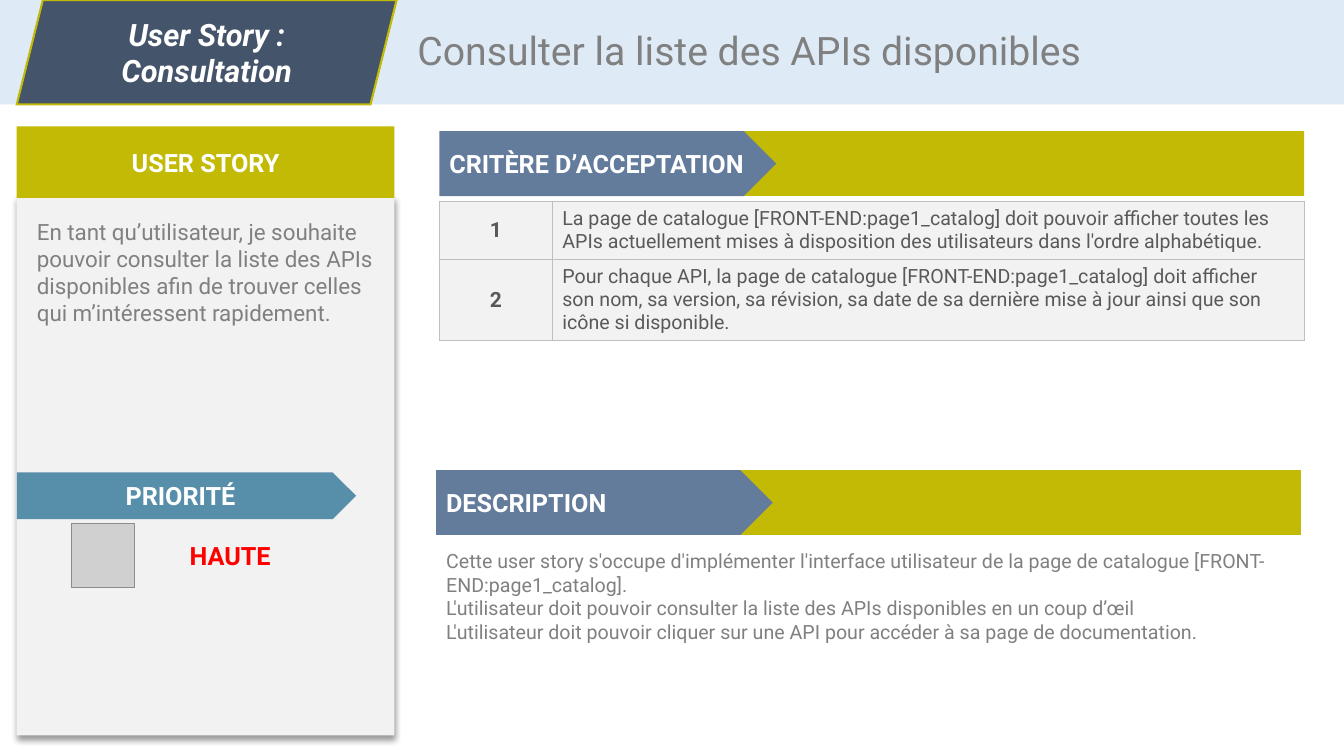
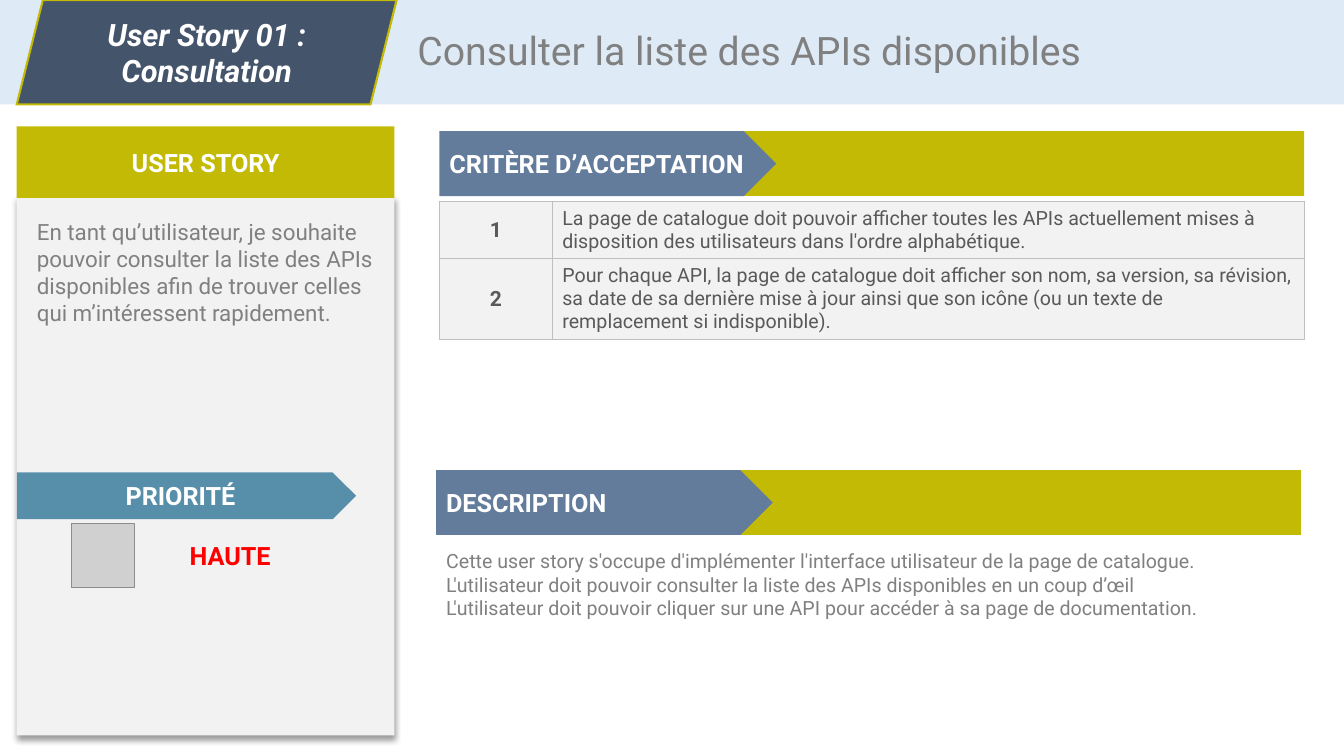
Before and after one commit to CC4K/api-catalog-development, a slide deck: slide 1 of reports/user-stories/user-stories.odp. Drawn at 1344x756 pixels with LibreOffice and Linux fonts; fonts in the diff are those of the drawing; grey boxes stand for pictures. Boxes give left, top, right and bottom in pixels: in the first picture for what was removed or moved away, otherwise in the second. Text is boxed around its words. In the diff, an @@ line names an element or a change of style, - is before the commit and + after.

Commit message:
Cahier des charges 85% terminé
Importé user stories propres
Exigences fonctionnelles et techniques avec MoSCoW
Glossaire

```diff
--- a/reports/user-stories/user-stories.odp
+++ b/reports/user-stories/user-stories.odp
@@ text in parallelogram at (x1=107, y1=24, x2=290, y2=53): text changed @@
-User Story :
+User Story 01 :
@@ table at (x1=439, y1=201, x2=1304, y2=340) @@
-row 1, column 2: La page de catalogue [FRONT-END:page1_catalog] doit pouvoir afficher toutes les APIs actuellement mises à disposition des utilisateurs dans l'ordre alphabétique.
+row 1, column 2: La page de catalogue doit pouvoir afficher toutes les APIs actuellement mises à disposition des utilisateurs dans l'ordre alphabétique.
-row 2, column 2: Pour chaque API, la page de catalogue [FRONT-END:page1_catalog] doit afficher son nom, sa version, sa révision, sa date de sa dernière mise à jour ainsi que son icône si disponible.
+row 2, column 2: Pour chaque API, la page de catalogue doit afficher son nom, sa version, sa révision, sa date de sa dernière mise à jour ainsi que son icône (ou un texte de remplacement si indisponible).
@@ text at (x1=446, y1=553, x2=1194, y2=572): text changed @@
-Cette user story s'occupe d'implémenter l'interface utilisateur de la page de catalogue [FRONT-END:page1_catalog].
+Cette user story s'occupe d'implémenter l'interface utilisateur de la page de catalogue.
```
Also in this commit, not shown: 14 other slides changed, 1 slide added, 26 other files.
